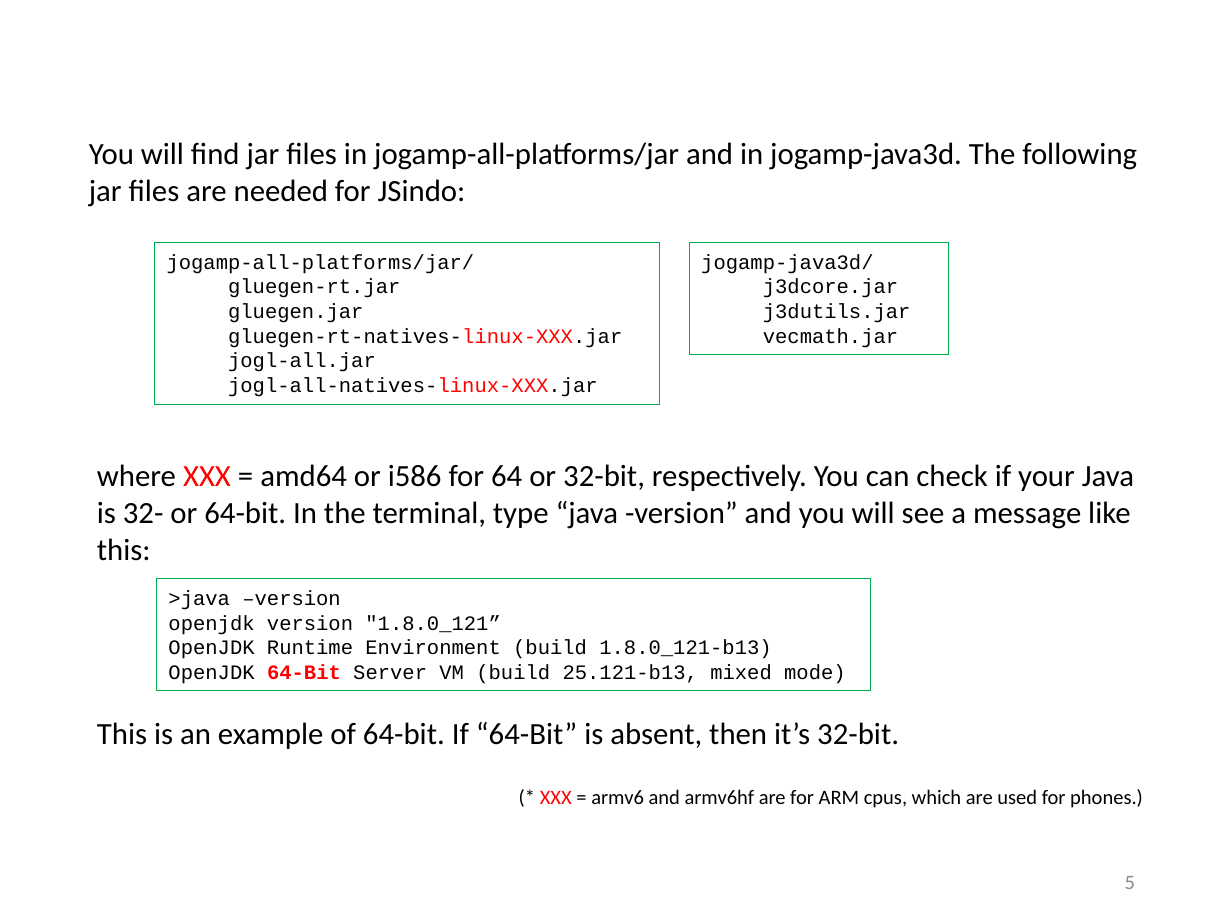
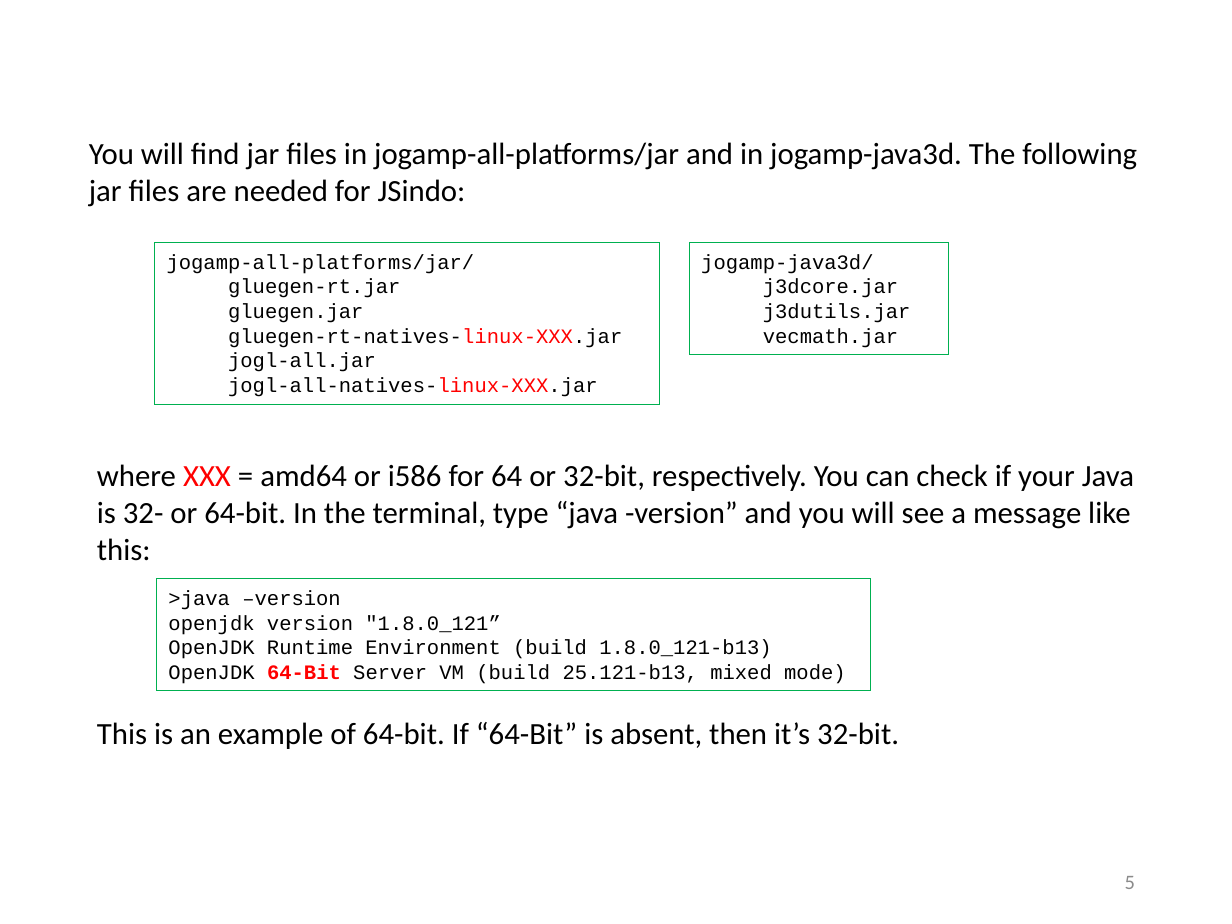
Before and after one commit to yagikiyoshi/sindo, a slide deck: slide 6 of doc/JSindo/install_linux.pptx. Drawn at 1232x924 pixels with LibreOffice and Linux fonts; fonts in the diff are those of the drawing. Boxes give left, top, right and bottom in pixels: in the first picture for what was removed or moved away, otherwise in the second. Text is boxed around its words. In the diff, an @@ line names an element or a change of style, - is before the commit and + after.

```diff
--- a/doc/JSindo/install_linux.pptx
+++ b/doc/JSindo/install_linux.pptx
@@ text removed at box(540, 789, 1143, 808) @@
-(* XXX = armv6 and armv6hf are for ARM cpus, which are used for phones.)
```
Also in this commit, not shown: 3 other slides changed, 11 other files.
